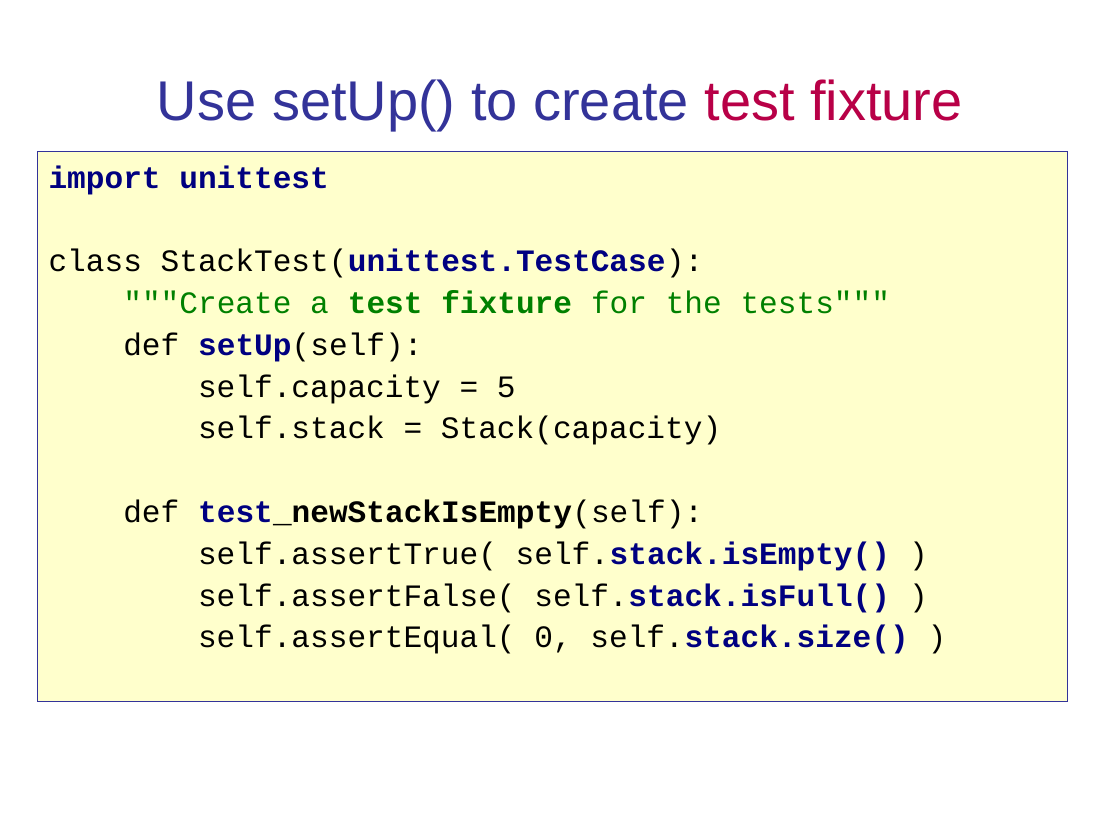
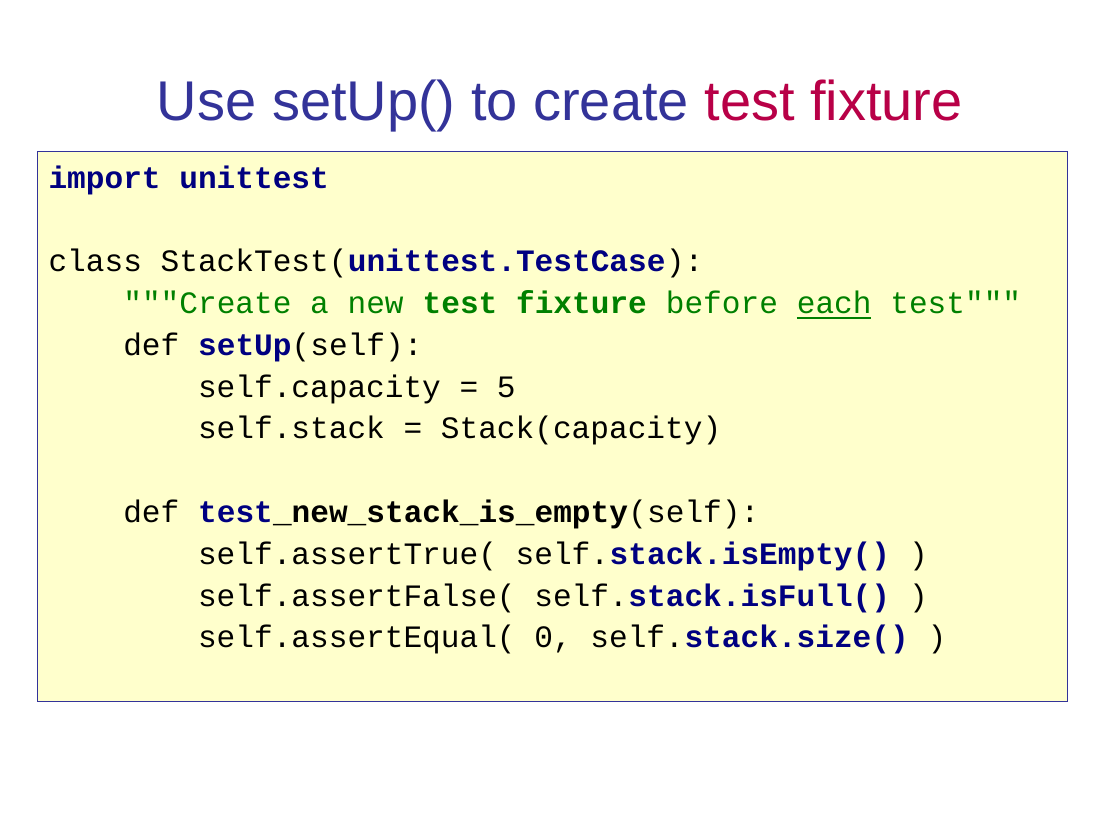
Before and after one commit to cpske/ISP, a slide deck: slide 7 of testing/PythonUnitTest.ppt. Drawn at 1120x840 pixels with LibreOffice and Linux fonts; fonts in the diff are those of the drawing. Boxes give left, top, right and bottom in pixels: in the first picture for what was removed or moved away, otherwise in the second. Text is boxed around its words. In the diff, an @@ line names an element or a change of style, - is before the commit and + after.

```diff
--- a/testing/PythonUnitTest.ppt
+++ b/testing/PythonUnitTest.ppt
@@ text in rectangle at (x1=123, y1=291, x2=1021, y2=319): text changed @@
-"""Create a test fixture for the tests"""
+"""Create a new test fixture before each test"""
@@ text in rectangle at (x1=123, y1=500, x2=759, y2=529): text changed @@
-def test_newStackIsEmpty(self):
+def test_new_stack_is_empty(self):
```
Also in this commit, not shown: 5 other slides changed, 1 slide added, 23 other files.
